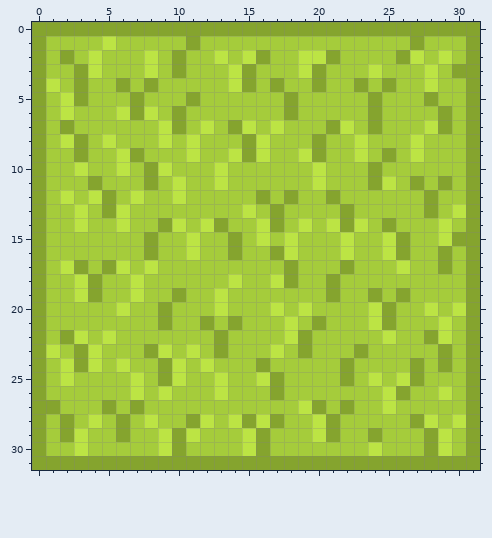
A pixel-art sprite gets an edit: src/assets/grass-texture.png. The picture above is the old version.
The file is 32x32 pixels. Colours within 5 levels of each other are drawn and written as one.
After:
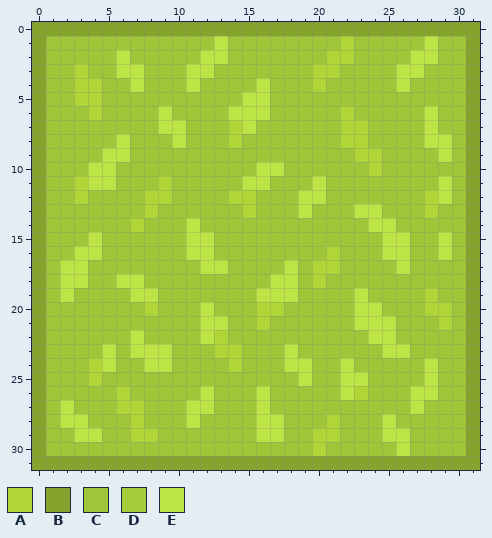
Palette (. is transparent): A #afd636  B #85a42e  C #9fc539  D #a5cc3b  E #bce444
What changed:
Changed rows in their new state; - is an unchanged pixel.
first column x 1:
 1 CCCCCCCCCCCCECCCCCCCCACCCCCECC
 2 CCCCCECCCCCE-CCCCCCCAACCCC-ECC
 3 CCACCEECCCEECCCCCCCAACCCCEECCC
 4 CCAACCECCCECCCCECCCACCCCCECCCC
 5 CCAACCCCCCCCCCEECCCCCCCCCCCCCC
 6 CCCACCCCECCCCEEECCCCCACCCCCECC
 7 CCCCCCCC-ECCCA-CCCCCCAACCCC-CC
 8 CCCCCECCCECCCACCCCCCCAACCCCEEC
 9 CCCCE-CCCCCCCCCCCCCCCCAACCCCEC
10 CCCEECCCCCCCCCCEECCCCCCACCCCCC
11 CCAEECCCACCCCCEECCC-CCCCCCCCEC
12 CCACCCCAACCCCAACCCEECCCCCCCAEC
13 CCCCCCCACCCCCCACCCECCCEECCCACC
14 CCCCCCACCCECCCCCCCCCCCCEECCCCC
15 CCCECCCCCC-ECCCCCCCCCCCC-ECC-C
16 CCEECCCCCC-ECCCCCCCCACCC-ECCEC
17 C-ECCCCCCCCEECCCCECAACCCC-CCCC
18 CE-CCE-CCCCCCCCC-ECACCCCCCCCCC
19 CECCCC-ECCCCCCCEEECCCCECCCCACC
20 CCCCCCCACCCECCCAACCCCCE-CCCAAC
21 CCCCCCCCCCCEECCACCCCCCE-ECCCAC
22 CCCCCCECCCCEACCCCCCCCCCE-CCCCC
23 CCCCECEE-CCCAACCCECCCCCCEECCCC
24 CCCAECCEECCCCACCCEECCECCCCCECC
25 CCCACCCCCCCCCCCCCCECCEECCCCECC
26 CCCCCACCCCCECCCECCCCCEACCCEECC
27 CECCCAACCCEECCCECCCCCCCCCCECCC
28 CEECCCACCCECCCC-ECCCACCCECCCCC
29 CC-ECCAACCCCCCCEECCAACCCEECCCC
30 CCCCCCCCCCCCCCCCCCCACCCCCECCCC
